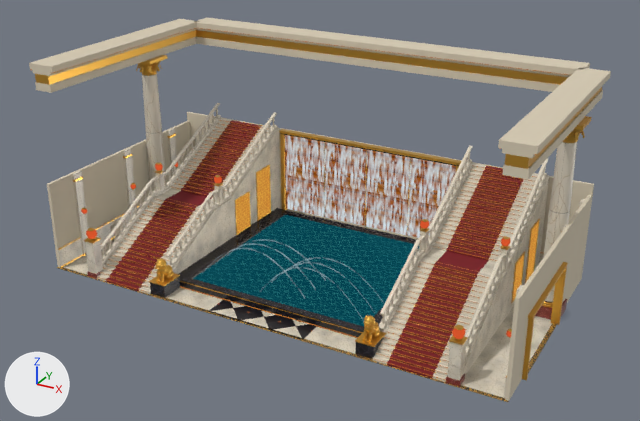
Two versions of the glTF model tools/paquet_essai/casino_minuit/decor/zone-R-ESCALIER.glb, one commit apart.
Both versions are drawn from a camera (50 mm lens) standing at (22.8, -22.1, 24.6) and looking at (0.4, 18.5, 4.3). Arrows for +X, +Y and +Z are at lower left; the lights stay in place. The first picture is the older version. Where no turn or scale is listed for an object, it has been applied to the vertices.

The first picture shows 'balustres', 'static', 'static.001', 'static.002', 'static.003', 'static.004', 'static.006', 'static.008', 'static.009', 'static.010', 'static.012', 'static.013', 'water'.
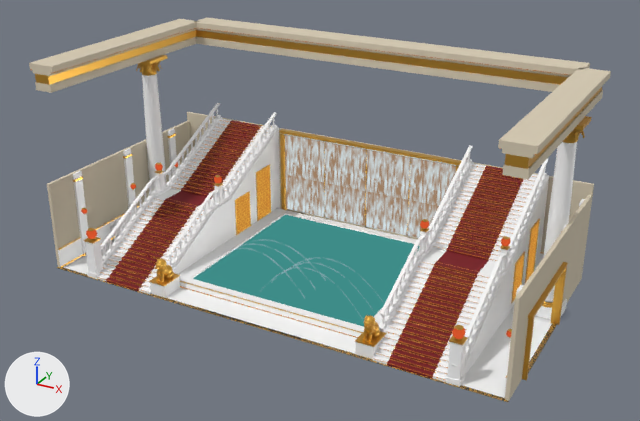
Changed parts and their boxes (x1, y1, x2, y2) in the pictures (640 x 421 px):
'static', surface changed (lighter): (58, 74, 585, 398) in both
'water', surface changed (lighter): (193, 215, 419, 327) in both
'static.012', surface changed: (285, 135, 456, 237) in both
'static.010', surface changed: (150, 133, 457, 359) in both
'balustres', surface changed: (104, 108, 546, 347) in both
'static.001', surface changed (lighter): (208, 300, 317, 340) in both
'static.009', surface changed: (87, 271, 567, 387) in both

The change, as a diff of the scene's bpy script:
```diff
--- a/tools/paquet_essai/casino_minuit/decor/zone-R-ESCALIER.glb.py
+++ b/tools/paquet_essai/casino_minuit/decor/zone-R-ESCALIER.glb.py
@@ img_matiere_png @@
+img_matiere_png = load_image('matiere.png', 'tex/matiere.png', 1, 1, 'sRGB')
@@ mat_nt_anim_eau_0_02_0_013_a_eau @@
 n6 = _N.new('ShaderNodeTexImage'); n6.name = 'Image Texture'
-n6.image = img_a828a721c26a3e59_png
+n6.image = img_matiere_png
 n7 = _N.new('ShaderNodeMapping'); n7.name = 'Mapping'
@@ mat_da_marbrecreme @@
 mat_da_marbrecreme = principled_material('da.marbreCreme')
-mat_da_marbrecreme.texture = img_3674ae9da73096e6_png
+mat_da_marbrecreme.texture = img_matiere_png
 mat_da_marbrecreme.roughness = 0.32
@@ mat_a_pose_damier @@
 mat_a_pose_damier = principled_material('a.pose.damier')
-mat_a_pose_damier.texture = img_5796a0821b1410aa_png
+mat_a_pose_damier.texture = img_matiere_png
 mat_a_pose_damier.roughness = 0.3
@@ mat_da_marbrerouge @@
 mat_da_marbrerouge = principled_material('da.marbreRouge')
-mat_da_marbrerouge.texture = img_7224e504e5d014ee_png
+mat_da_marbrerouge.texture = img_matiere_png
 mat_da_marbrerouge.roughness = 0.3
@@ mat_da_marbrenoir @@
 mat_da_marbrenoir = principled_material('da.marbreNoir')
-mat_da_marbrenoir.texture = img_c68ceb6d1e4fd50d_png
+mat_da_marbrenoir.texture = img_matiere_png
 mat_da_marbrenoir.metallic = 0.05
@@ mat_nt_a_t_onyx @@
 n6 = _N.new('ShaderNodeTexImage'); n6.name = 'Image Texture'
-n6.image = img_753cc1013b0041ec_png
+n6.image = img_matiere_png
 _L.new(n1.outputs[0], n3.inputs[0])  # 'Is Camera Ray' to 'Factor'
```
